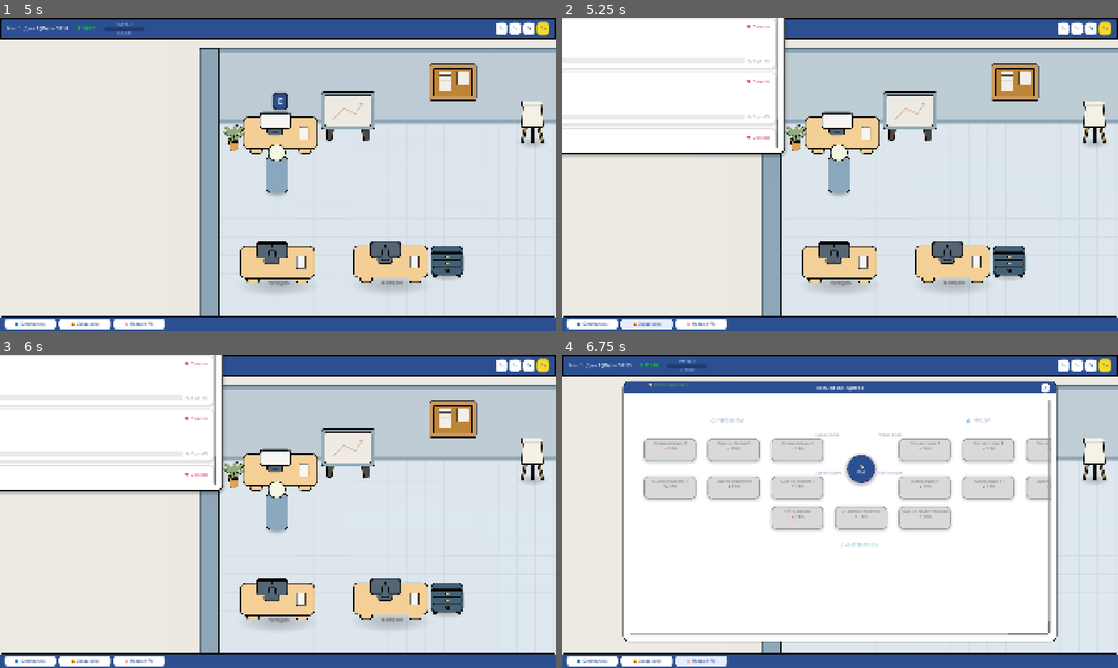
Above: before the commit, frames 1-4 (two rows, left to right).
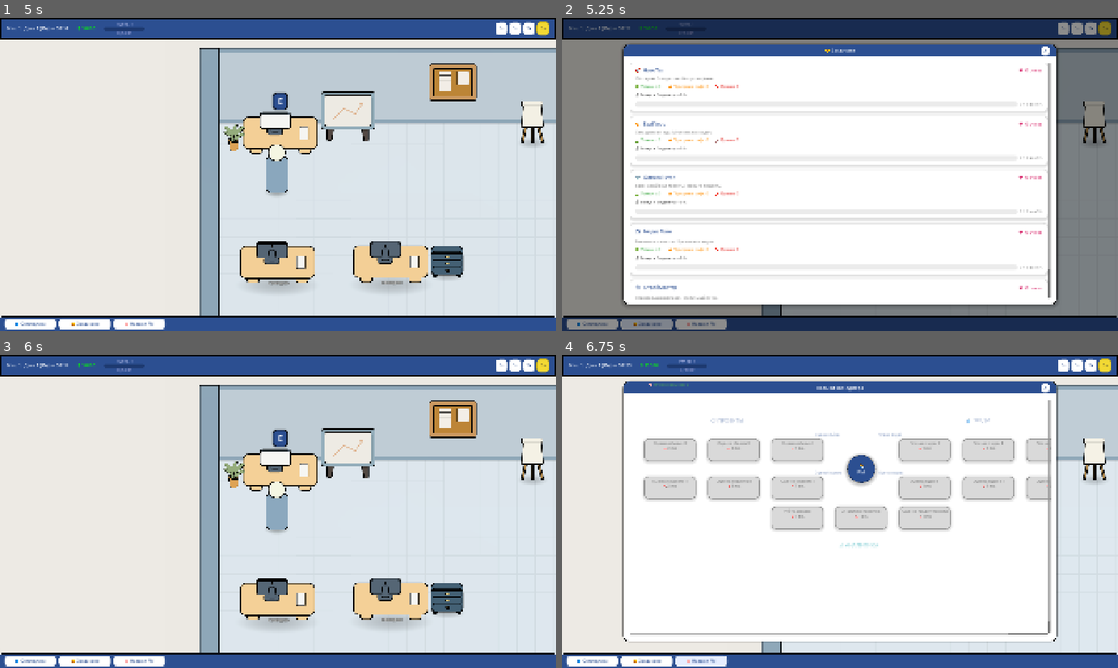
Above: after the commit, the same moments.

Repository: Esca69/project-manager-sim
Game: Godot game, scene res://Scenes/office.tscn
The game is run twice, just before and just after one commit, with the same random seed, the same clock (stepped at 60 frames per second) and the same inputs. This scene is started directly instead of the project's main scene. Sound files missing from this copy of the repository are replaced by a short silence.
Inputs (mouse positions are in pixels of both pictures, inside the frame that each line leads up to):
- Up to frame 1 (5 s): click "0х" at 0.5 s; click "1х" at 1.25 s; click "2х" at 2 s; click "5х" at 2.75 s; click "👥 Сотрудники" at 3.5 s; click "X" at 4.25 s
- Up to frame 2 (5.25 s): click "🤝 Заказчики" at 5 s
- Up to frame 3 (6 s): click (483, 389) at 5.75 s, where only the run after the commit has a clickable "X"
- Up to frame 4 (6.75 s): click "🧠 Навыки PM" at 6.5 s

Frame 1 is identical in both runs. In frame 2, 84% of the frame differs, in the area x 0-100%, y 0-100%; in frame 3, 16%; in frame 4, nothing differs.

Commit message:
Fix UI sizing, client titles and loyalty handling
Multiple fixes and small UX improvements:

- Scenes/hud.tscn: set ProjectWindow.track_scene to the ExtResource instead of null.
- Scripts/client_panel.gd: replace anchors-based fullscreen with a _force_fullscreen_size() helper (CanvasLayer workaround), call it on ready and open, set window minimum size to 1500×900, and tidy up UI construction/comments.
- Scripts/game_state.gd: loosen typed client parameters, connect to ClientManager via get_node_or_null to handle autoload load order, and use a literal threshold for loyalty check (with comment referencing the original constant).
- Scripts/project_list_menu.gd: prepend client emoji and name to project card titles when client_id is present for clearer project listing.

These changes fix layout issues on CanvasLayer, improve project list clarity, and make GameState reliably subscribe to client loyalty signals despite autoload ordering.

Diff:
--- a/Scenes/hud.tscn
+++ b/Scenes/hud.tscn
@@ -117,7 +117,7 @@
 
 [node name="ProjectWindow" parent="." instance=ExtResource("2_fccik")]
 visible = false
-track_scene = null
+track_scene = ExtResource("2_fccik")
 
 [node name="EmployeeSelector" parent="." instance=ExtResource("3_bjfho")]
 visible = false
--- a/Scripts/client_panel.gd
+++ b/Scripts/client_panel.gd
@@ -22,12 +22,18 @@
 	process_mode = Node.PROCESS_MODE_ALWAYS
 	visible = false
 	z_index = 90
-	# Растягиваем Control на весь экран (чтобы overlay и center работали)
-	set_anchors_preset(Control.PRESET_FULL_RECT)
 	mouse_filter = Control.MOUSE_FILTER_IGNORE
+	# Принудительно растягиваем на весь экран (CanvasLayer не поддерживает anchors)
+	_force_fullscreen_size()
 	_build_ui()
 
+func _force_fullscreen_size():
+	var vp_size = get_viewport().get_visible_rect().size
+	position = Vector2.ZERO
+	size = vp_size
+
 func open():
+	_force_fullscreen_size()
 	_populate()
 	if UITheme:
 		UITheme.fade_in(self, 0.2)
@@ -42,16 +48,16 @@
 
 # === ПОСТРОЕНИЕ КАРКАСА ===
 func _build_ui():
-	# Затемнение фона (как в DaySummary)
+	# Затемнение фона
 	_overlay = ColorRect.new()
 	_overlay.color = Color(0, 0, 0, 0.45)
 	_overlay.set_anchors_preset(Control.PRESET_FULL_RECT)
 	_overlay.mouse_filter = Control.MOUSE_FILTER_STOP
 	add_child(_overlay)
 
-	# === ОКНО — точно как в EmployeeRoster.tscn / ProjectSelectionUI.tscn ===
-	# Window: PanelContainer, anchors_preset=8, offset ±750 x ±450
+	# === ОКНО: 1500×900 по центру (как EmployeeRoster/ProjectSelectionUI) ===
 	_window = PanelContainer.new()
+	_window.custom_minimum_size = Vector2(1500, 900)
 	_window.set_anchors_preset(Control.PRESET_CENTER)
 	_window.offset_left = -750
 	_window.offset_top = -450
@@ -91,7 +97,7 @@
 	header_panel.add_theme_stylebox_override("panel", header_style)
 	main_vbox.add_child(header_panel)
 
-	# TitleLabel — anchors_preset=8 (center), horizontal_alignment=1 (center)
+	# TitleLabel — по центру
 	var title_label = Label.new()
 	title_label.text = "🤝 Заказчики"
 	title_label.set_anchors_preset(Control.PRESET_CENTER)
@@ -108,8 +114,7 @@
 	if UITheme: UITheme.apply_font(title_label, "bold")
 	header_panel.add_child(title_label)
 
-	# CloseButton — точно как в EmployeeRoster.tscn:
-	# anchors_preset=6 (center-right), белый фон, синий текст "X"
+	# CloseButton — правый край, белый фон, синий "X"
 	_close_btn = Button.new()
 	_close_btn.text = "X"
 	_close_btn.focus_mode = Control.FOCUS_NONE
@@ -135,7 +140,7 @@
 	_close_btn.pressed.connect(close)
 	header_panel.add_child(_close_btn)
 
-	# === КОНТЕНТ (как в EmployeeRoster: CardsMargin → ScrollContainer → CardsContainer) ===
+	# === КОНТЕНТ ===
 	var content_margin = MarginContainer.new()
 	content_margin.size_flags_vertical = Control.SIZE_EXPAND_FILL
 	content_margin.add_theme_constant_override("margin_left", 20)
@@ -232,7 +237,7 @@
 	_add_stat_label(stats_hbox, "⚠ Просрочка софт: %d" % client.projects_completed_late, COLOR_ORANGE)
 	_add_stat_label(stats_hbox, "❌ Провал: %d" % client.projects_failed, COLOR_RED)
 
-	# === СТРОКА 4: Бонус + прогресс-бар ===
+	# === СТРОКА 4: Бонус ===
 	var bonus_percent = client.get_budget_bonus_percent()
 	var next_info = client.get_next_bonus_threshold()
 	var next_threshold = next_info[0]
--- a/Scripts/game_state.gd
+++ b/Scripts/game_state.gd
@@ -84,7 +84,7 @@
 	})
 
 # === ЗАПИСЬ ИЗМЕНЕНИЯ ЛОЯЛЬНОСТИ ===
-func record_loyalty_change(client: ClientData, change: int, reason: String):
+func record_loyalty_change(client, change: int, reason: String):
 	loyalty_changes_today.append({
 		"client_name": client.client_name,
 		"emoji": client.emoji,
@@ -99,15 +99,17 @@
 func _connect_signals():
 	if ProjectManager and not ProjectManager.employee_leveled_up.is_connected(record_levelup):
 		ProjectManager.employee_leveled_up.connect(record_levelup)
-	# Подключаемся к сигналу изменения лояльности
-	if ClientManager and not ClientManager.client_loyalty_changed.is_connected(_on_loyalty_changed):
-		ClientManager.client_loyalty_changed.connect(_on_loyalty_changed)
+	# ClientManager загружается ПОСЛЕ GameState в autoload,
+	# поэтому обращаемся через get_node, а не напрямую по имени
+	var cm = get_node_or_null("/root/ClientManager")
+	if cm and not cm.client_loyalty_changed.is_connected(_on_loyalty_changed):
+		cm.client_loyalty_changed.connect(_on_loyalty_changed)
 
-func _on_loyalty_changed(client: ClientData, old_value: int, new_value: int):
+func _on_loyalty_changed(client, old_value: int, new_value: int):
 	var change = new_value - old_value
 	var reason = ""
 	if change > 0:
-		if change >= ClientData.LOYALTY_ON_TIME:
+		if change >= 3:  # ClientData.LOYALTY_ON_TIME
 			reason = "Проект завершён вовремя"
 		else:
 			reason = "Проект завершён с просрочкой"
--- a/Scripts/project_list_menu.gd
+++ b/Scripts/project_list_menu.gd
@@ -172,7 +172,13 @@
 	top_hbox.add_child(left_info)
 
 	var cat_label = "[MICRO]" if proj.category == "micro" else "[SIMPLE]"
-	var title_text = cat_label + " " + proj.title
+	# Добавляем имя клиента (как в project_window.gd)
+	var client_prefix = ""
+	if proj.client_id != "":
+		var client = proj.get_client()
+		if client:
+			client_prefix = client.emoji + " " + client.client_name + "  —  "
+	var title_text = client_prefix + cat_label + " " + proj.title
 	if proj.state == ProjectData.State.FINISHED:
 		title_text = "✅ " + title_text
 	elif proj.state == ProjectData.State.FAILED:
